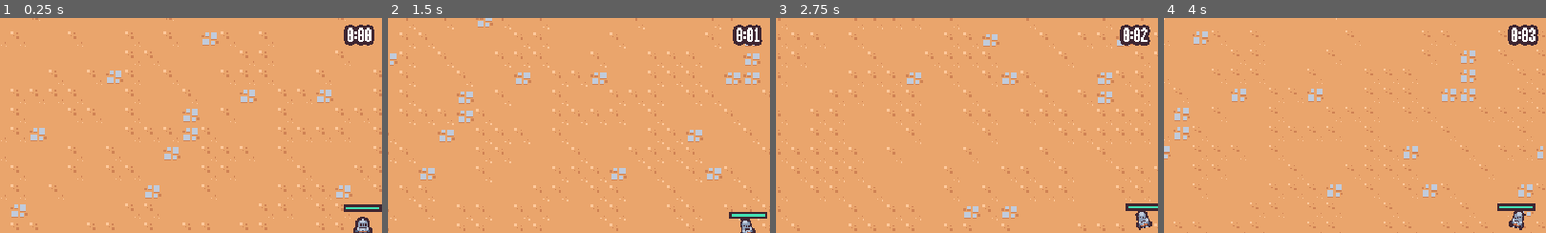
Above: before the commit, frames 1-4 (left to right).
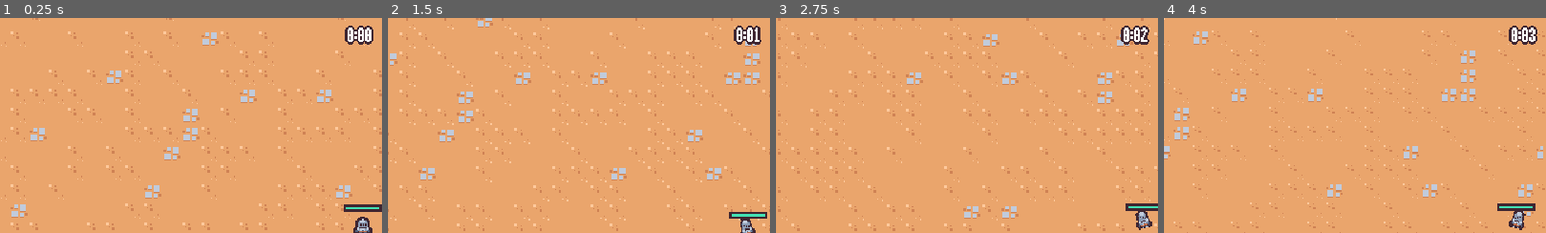
Above: after the commit, the same moments.

Repository: villdar/SurvivorRPG
Game: Godot game, scene res://scenes/main/main.tscn
The game is run twice, just before and just after one commit, with the same random seed, the same clock (stepped at 60 frames per second) and the same inputs.
Inputs (mouse positions are % of the whole screen's width and height, from its top left):
- Up to frame 1 (0.25 s): no input
- Up to frame 2 (1.5 s): move the mouse to (72, 45) at 0.52 s; press the mouse at (72, 45) at 0.53 s; hold D (move_right) 0.53-1.28 s; move the mouse to (30, 55) at 1.27 s; release the mouse at (30, 55) at 1.28 s; hold S (move_down) from 1.28 s (still down); click (30, 55) at 1.35 s
- Up to frame 3 (2.75 s): move the mouse to (60, 28) at 2.02 s; release S (move_down) at 2.03 s; press the mouse at (60, 28) at 2.03 s; hold D (move_right) from 2.03 s (still down)
- Up to frame 4 (4 s): move the mouse to (45, 70) at 2.77 s; release D (move_right) at 2.78 s; release the mouse at (45, 70) at 2.78 s; hold W (move_up) 2.78-3.53 s; click (45, 70) at 2.85 s; move the mouse to (80, 65) at 3.52 s; press the mouse at (80, 65) at 3.53 s; hold A (move_left) from 3.53 s (still down)
The pictures show only the part of the screen within x 3-53%, y 0-50%; the shares and areas given below are measured in that part.

The runs differ from the first frame. In frame 1, 0.1% of the frame differs, in the area x 90-98%, y 3-13%; in frame 2, 0.1%; in frame 3, 0.1%; in frame 4, 0.1%.

Commit message:
Patch 0.22
Added damage floating text.
Added damage enemy shader.

Diff:
--- a/scenes/UI/arena_time_ui.tscn
+++ b/scenes/UI/arena_time_ui.tscn
@@ -20,6 +20,9 @@
 layout_mode = 2
 size_flags_horizontal = 4
 size_flags_vertical = 0
+theme_override_colors/font_shadow_color = Color(0.247059, 0.14902, 0.192157, 1)
 theme_override_colors/font_outline_color = Color(0.247059, 0.14902, 0.192157, 1)
-theme_override_constants/outline_size = 10
+theme_override_constants/shadow_offset_x = 0
+theme_override_constants/shadow_offset_y = 0
+theme_override_constants/outline_size = 6
 text = "test"
--- /dev/null
+++ b/scenes/UI/floating_text.gd
@@ -0,0 +1,31 @@
+extends Node2D
+
+
+func _ready():
+	pass
+
+
+func start(text: String):
+	$Label.text = text
+
+	var tween = create_tween()
+	tween.set_parallel()
+
+	tween.tween_property(self, "global_position", global_position + (Vector2.UP * 16), .3)\
+	.set_ease(Tween.EASE_OUT).set_trans(Tween.TRANS_CUBIC)
+
+	tween.chain()
+
+	tween.tween_property(self, "global_position", global_position + (Vector2.UP * 48), .5)\
+	.set_ease(Tween.EASE_IN).set_trans(Tween.TRANS_CUBIC)
+	tween.tween_property(self, "scale", Vector2.ZERO, .5)\
+	.set_ease(Tween.EASE_IN).set_trans(Tween.TRANS_CUBIC)
+	tween.chain()
+
+	tween.tween_callback(queue_free)
+
+	var scale_tween = create_tween()
+	scale_tween.tween_property(self, "scale", Vector2.ONE * 1.5, .15)\
+	.set_ease(Tween.EASE_OUT).set_trans(Tween.TRANS_CUBIC)
+	scale_tween.tween_property(self, "scale", Vector2.ONE, .15)\
+	.set_ease(Tween.EASE_IN).set_trans(Tween.TRANS_CUBIC)
--- /dev/null
+++ b/scenes/UI/floating_text.tscn
@@ -0,0 +1,21 @@
+[gd_scene load_steps=2 format=3 uid="uid://cf0a64oc7uwij"]
+
+[ext_resource type="Script" path="res://scenes/UI/floating_text.gd" id="1_jq628"]
+
+[node name="FloatingText" type="Node2D"]
+script = ExtResource("1_jq628")
+
+[node name="Label" type="Label" parent="."]
+custom_minimum_size = Vector2(100, 32)
+offset_left = -50.0
+offset_top = -14.0
+offset_right = 50.0
+offset_bottom = 18.0
+theme_override_colors/font_shadow_color = Color(0.247059, 0.14902, 0.192157, 1)
+theme_override_colors/font_outline_color = Color(0.247059, 0.14902, 0.192157, 1)
+theme_override_constants/shadow_offset_x = 0
+theme_override_constants/shadow_offset_y = 0
+theme_override_constants/outline_size = 6
+text = "700"
+horizontal_alignment = 1
+vertical_alignment = 1
--- /dev/null
+++ b/scenes/component/hit_flash_component.gd
@@ -0,0 +1,21 @@
+extends Node
+
+@export var health_component: Node
+@export var sprite: Sprite2D
+@export var hit_flash_material: ShaderMaterial
+
+var hit_flash_tween: Tween
+
+func _ready():
+	health_component.health_changed.connect(on_health_changed)
+	sprite.material = hit_flash_material
+
+
+func on_health_changed():
+	if hit_flash_tween != null && hit_flash_tween.is_valid():
+		hit_flash_tween.kill()
+
+	(sprite.material as ShaderMaterial).set_shader_parameter("lerp_percent", 1.0)
+	hit_flash_tween = create_tween()
+	hit_flash_tween.tween_property(sprite.material, "shader_parameter/lerp_percent", 0.0, .25)\
+	.set_ease(Tween.EASE_IN).set_trans(Tween.TRANS_CUBIC)
--- /dev/null
+++ b/scenes/component/hit_flash_component.gdshader
@@ -0,0 +1,18 @@
+shader_type canvas_item;
+
+uniform float lerp_percent : hint_range(0.0, 1.0, 0.2);
+
+void vertex() {
+	// Called for every vertex the material is visible on.
+}
+
+void fragment() {
+	vec4 texture_color = texture(TEXTURE, UV);
+	vec4 final_color = mix(texture_color, vec4(1.0, 1.0, 1.0, texture_color.a), lerp_percent);
+	COLOR = final_color;
+}
+
+//void light() {
+	// Called for every pixel for every light affecting the CanvasItem.
+	// Uncomment to replace the default light processing function with this one.
+//}
--- /dev/null
+++ b/scenes/component/hit_flash_component.tscn
@@ -0,0 +1,8 @@
+[gd_scene load_steps=3 format=3 uid="uid://d3tseh3uu3s6u"]
+
+[ext_resource type="Script" path="res://scenes/component/hit_flash_component.gd" id="1_jn46p"]
+[ext_resource type="Material" uid="uid://d38dx8k6wiske" path="res://scenes/component/hit_flash_component_material.tres" id="2_g1lef"]
+
+[node name="HitFlashComponent" type="Node"]
+script = ExtResource("1_jn46p")
+hit_flash_material = ExtResource("2_g1lef")
--- /dev/null
+++ b/scenes/component/hit_flash_component_material.tres
@@ -0,0 +1,8 @@
+[gd_resource type="ShaderMaterial" load_steps=2 format=3 uid="uid://d38dx8k6wiske"]
+
+[ext_resource type="Shader" path="res://scenes/component/hit_flash_component.gdshader" id="1_3phgg"]
+
+[resource]
+resource_local_to_scene = true
+shader = ExtResource("1_3phgg")
+shader_parameter/lerp_percent = 0.0
--- a/scenes/component/hurtbox_component.gd
+++ b/scenes/component/hurtbox_component.gd
@@ -2,6 +2,8 @@
 class_name HurtboxComponent
 
 @export var health_componet: Node
+
+var floating_text_scene = preload("res://scenes/UI/floating_text.tscn")
 
 func _ready():
 	area_entered.connect(on_area_entered)
@@ -15,3 +17,9 @@
 
 	var hitbox_component = other_area as HitboxComponent
 	health_componet.damage(hitbox_component.damage)
+
+	var floating_text = floating_text_scene.instantiate() as Node2D
+	get_tree().get_first_node_in_group("foreground_layer").add_child(floating_text)
+
+	floating_text.global_position = global_position + (Vector2.UP * 16)
+	floating_text.start(str(hitbox_component.damage))
--- a/scenes/game_object/basic_enemy/basic_enemy.tscn
+++ b/scenes/game_object/basic_enemy/basic_enemy.tscn
@@ -7,6 +7,8 @@
 [ext_resource type="PackedScene" uid="uid://0yaqnrlqvyxy" path="res://scenes/component/velocity_component.tscn" id="4_bgv56"]
 [ext_resource type="PackedScene" uid="uid://b6mlvtdf5math" path="res://scenes/component/hurtbox_component.tscn" id="4_cyq03"]
 [ext_resource type="PackedScene" uid="uid://c81mx3i5yrrxf" path="res://scenes/component/death_component.tscn" id="4_l58ds"]
+[ext_resource type="Shader" path="res://scenes/component/hit_flash_component.gdshader" id="6_1cc7q"]
+[ext_resource type="PackedScene" uid="uid://d3tseh3uu3s6u" path="res://scenes/component/hit_flash_component.tscn" id="7_p2rwa"]
 
 [sub_resource type="Animation" id="Animation_gc1sx"]
 length = 0.001
@@ -70,6 +72,11 @@
 "walk": SubResource("Animation_vdc6j")
 }
 
+[sub_resource type="ShaderMaterial" id="ShaderMaterial_scixc"]
+resource_local_to_scene = true
+shader = ExtResource("6_1cc7q")
+shader_parameter/lerp_percent = 0.0
+
 [sub_resource type="CircleShape2D" id="CircleShape2D_vxn0s"]
 radius = 12.0
 
@@ -96,6 +103,11 @@
 drop_percent = 0.35
 health_component = NodePath("../HealthComponent")
 
+[node name="HitFlashComponent" parent="." node_paths=PackedStringArray("health_component", "sprite") instance=ExtResource("7_p2rwa")]
+health_component = NodePath("../HealthComponent")
+sprite = NodePath("../Visuals/Sprite2D")
+hit_flash_material = SubResource("ShaderMaterial_scixc")
+
 [node name="DeathComponent" parent="." node_paths=PackedStringArray("health_component", "sprite") instance=ExtResource("4_l58ds")]
 health_component = NodePath("../HealthComponent")
 sprite = NodePath("../Visuals/Sprite2D")
--- a/scenes/game_object/wizard_enemy/wizard_enemy.tscn
+++ b/scenes/game_object/wizard_enemy/wizard_enemy.tscn
@@ -7,6 +7,47 @@
 [ext_resource type="PackedScene" uid="uid://0yaqnrlqvyxy" path="res://scenes/component/velocity_component.tscn" id="3_ebgqm"]
 [ext_resource type="PackedScene" uid="uid://b6mlvtdf5math" path="res://scenes/component/hurtbox_component.tscn" id="4_gqpbm"]
 [ext_resource type="PackedScene" uid="uid://ds0wvt7mfuit1" path="res://scenes/component/vial_drop_component.tscn" id="4_vnpvm"]
+[ext_resource type="PackedScene" uid="uid://d3tseh3uu3s6u" path="res://scenes/component/hit_flash_component.tscn" id="5_6i7nc"]
+[ext_resource type="Shader" path="res://scenes/component/hit_flash_component.gdshader" id="6_b30um"]
+
+[sub_resource type="Animation" id="Animation_i8e34"]
+length = 0.001
+tracks/0/type = "value"
+tracks/0/imported = false
+tracks/0/enabled = true
+tracks/0/path = NodePath("Visuals/Sprite2D:position")
+tracks/0/interp = 1
+tracks/0/loop_wrap = true
+tracks/0/keys = {
+"times": PackedFloat32Array(0),
+"transitions": PackedFloat32Array(1),
+"update": 0,
+"values": [Vector2(0, 0)]
+}
+tracks/1/type = "value"
+tracks/1/imported = false
+tracks/1/enabled = true
+tracks/1/path = NodePath("Visuals/Sprite2D:rotation")
+tracks/1/interp = 1
+tracks/1/loop_wrap = true
+tracks/1/keys = {
+"times": PackedFloat32Array(0),
+"transitions": PackedFloat32Array(1),
+"update": 0,
+"values": [0.0]
+}
+tracks/2/type = "value"
+tracks/2/imported = false
+tracks/2/enabled = true
+tracks/2/path = NodePath("Visuals/Sprite2D:scale")
+tracks/2/interp = 1
+tracks/2/loop_wrap = true
+tracks/2/keys = {
+"times": PackedFloat32Array(0),
+"transitions": PackedFloat32Array(1),
+"update": 0,
+"values": [Vector2(1, 1)]
+}
 
 [sub_resource type="Animation" id="Animation_x77cj"]
 resource_name = "walk"
@@ -67,50 +108,16 @@
 }]
 }
 
-[sub_resource type="Animation" id="Animation_i8e34"]
-length = 0.001
-tracks/0/type = "value"
-tracks/0/imported = false
-tracks/0/enabled = true
-tracks/0/path = NodePath("Visuals/Sprite2D:position")
-tracks/0/interp = 1
-tracks/0/loop_wrap = true
-tracks/0/keys = {
-"times": PackedFloat32Array(0),
-"transitions": PackedFloat32Array(1),
-"update": 0,
-"values": [Vector2(0, 0)]
-}
-tracks/1/type = "value"
-tracks/1/imported = false
-tracks/1/enabled = true
-tracks/1/path = NodePath("Visuals/Sprite2D:rotation")
-tracks/1/interp = 1
-tracks/1/loop_wrap = true
-tracks/1/keys = {
-"times": PackedFloat32Array(0),
-"transitions": PackedFloat32Array(1),
-"update": 0,
-"values": [0.0]
-}
-tracks/2/type = "value"
-tracks/2/imported = false
-tracks/2/enabled = true
-tracks/2/path = NodePath("Visuals/Sprite2D:scale")
-tracks/2/interp = 1
-tracks/2/loop_wrap = true
-tracks/2/keys = {
-"times": PackedFloat32Array(0),
-"transitions": PackedFloat32Array(1),
-"update": 0,
-"values": [Vector2(1, 1)]
-}
-
 [sub_resource type="AnimationLibrary" id="AnimationLibrary_ieq2p"]
 _data = {
 "RESET": SubResource("Animation_i8e34"),
 "walk": SubResource("Animation_x77cj")
 }
+
+[sub_resource type="ShaderMaterial" id="ShaderMaterial_ad1e6"]
+resource_local_to_scene = true
+shader = ExtResource("6_b30um")
+shader_parameter/lerp_percent = 0.0
 
 [sub_resource type="CircleShape2D" id="CircleShape2D_5f40p"]
 radius = 8.0
@@ -139,6 +146,11 @@
 [node name="VialDropComponent" parent="." node_paths=PackedStringArray("health_component") instance=ExtResource("4_vnpvm")]
 health_component = NodePath("../HealthComponent")
 
+[node name="HitFlashComponent" parent="." node_paths=PackedStringArray("health_component", "sprite") instance=ExtResource("5_6i7nc")]
+health_component = NodePath("../HealthComponent")
+sprite = NodePath("../Visuals/Sprite2D")
+hit_flash_material = SubResource("ShaderMaterial_ad1e6")
+
 [node name="DeathComponent" parent="." node_paths=PackedStringArray("health_component", "sprite") instance=ExtResource("2_3xpsf")]
 health_component = NodePath("../HealthComponent")
 sprite = NodePath("../Visuals/Sprite2D")
Not shown: 1 places in scenes/game_object/basic_enemy/basic_enemy.tscn that only renumber resources
Not shown: 1 places in scenes/game_object/wizard_enemy/wizard_enemy.tscn that only renumber resources
